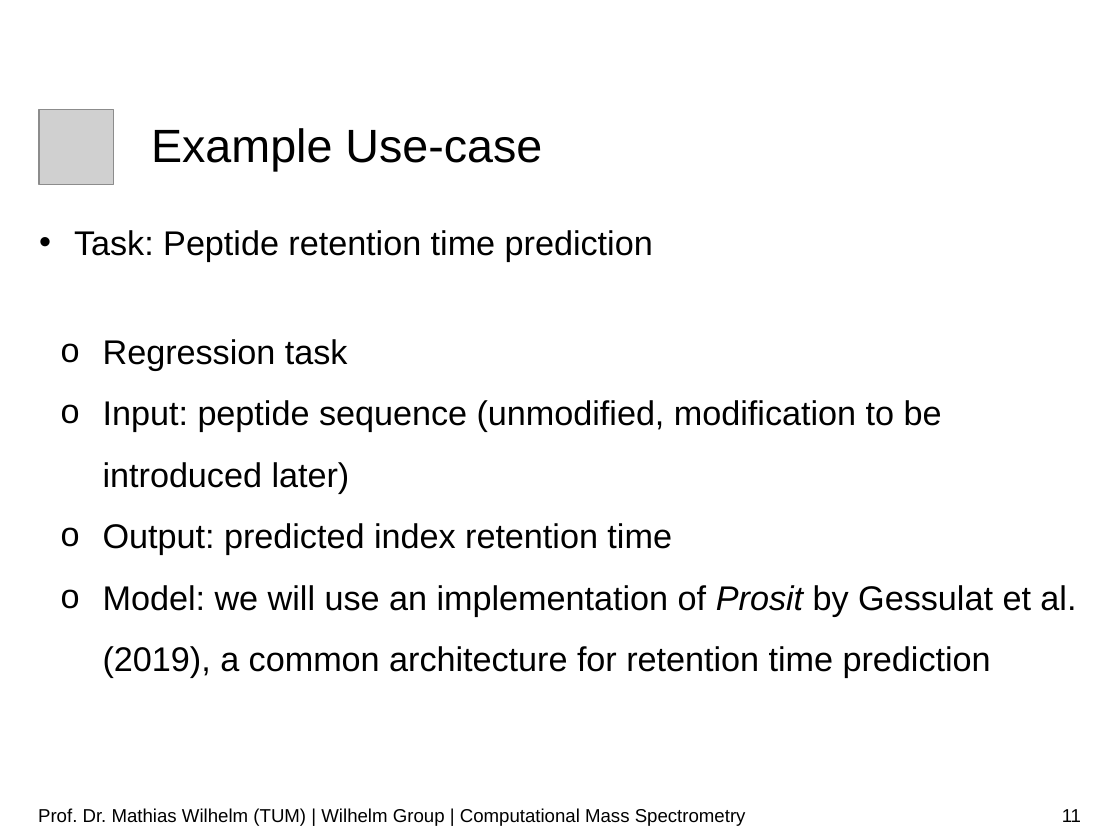
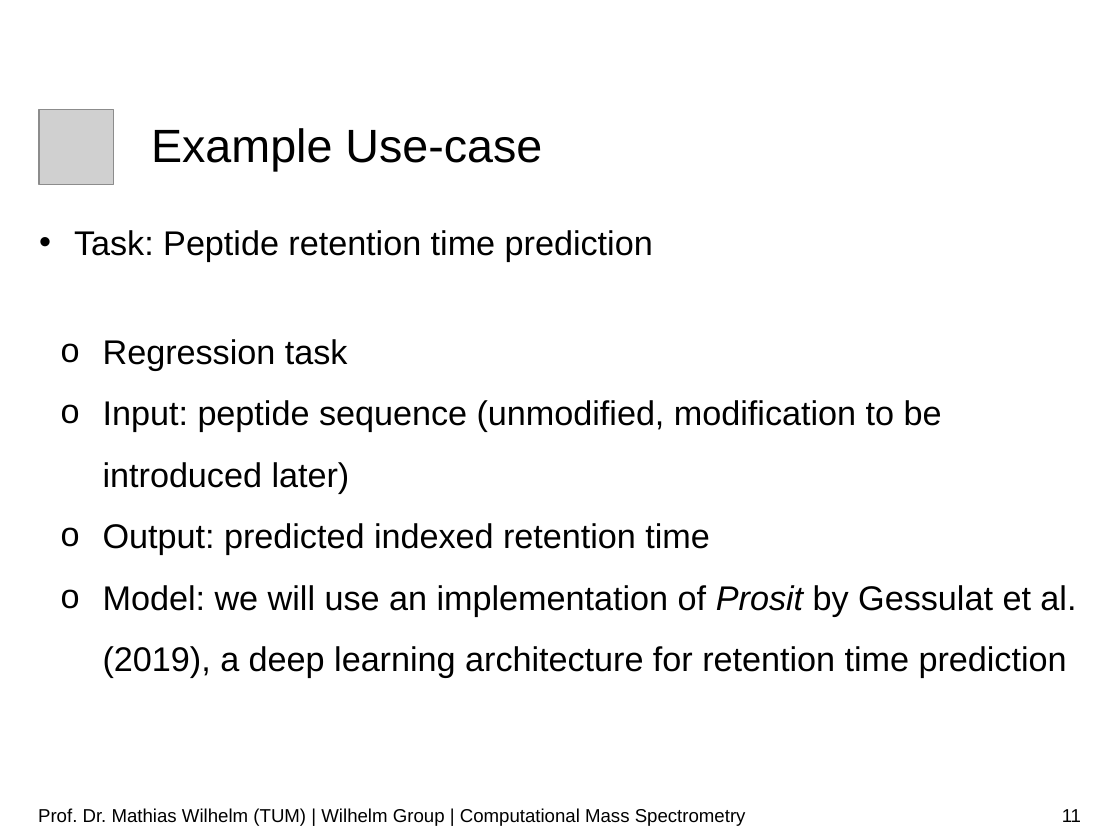
Before and after one commit to wilhelm-lab/dlomix-resources, a slide deck: slide 11 of 01_Intro_Slides_SummerSchool_Sep21.pptx. Drawn at 1120x840 pixels with LibreOffice and Linux fonts; fonts in the diff are those of the drawing; grey boxes stand for pictures; background and template pictures are left out. Boxes give left, top, right and bottom in pixels: in the first picture for what was removed or moved away, otherwise in the second. Text is boxed around its words. In the diff, an @@ line names an element or a change of style, - is before the commit and + after.

```diff
--- a/01_Intro_Slides_SummerSchool_Sep21.pptx
+++ b/01_Intro_Slides_SummerSchool_Sep21.pptx
@@ text at (103,523,1076,678): text changed @@
-  o Output: predicted index retention time
-  o Model: we will use an implementation of Prosit by Gessulat et al. (2019), a common architecture for retention time prediction
+  o Output: predicted indexed retention time
+  o Model: we will use an implementation of Prosit by Gessulat et al. (2019), a deep learning architecture for retention time prediction
```
Also in this commit, not shown: 3 other slides changed, 1 slide added.
